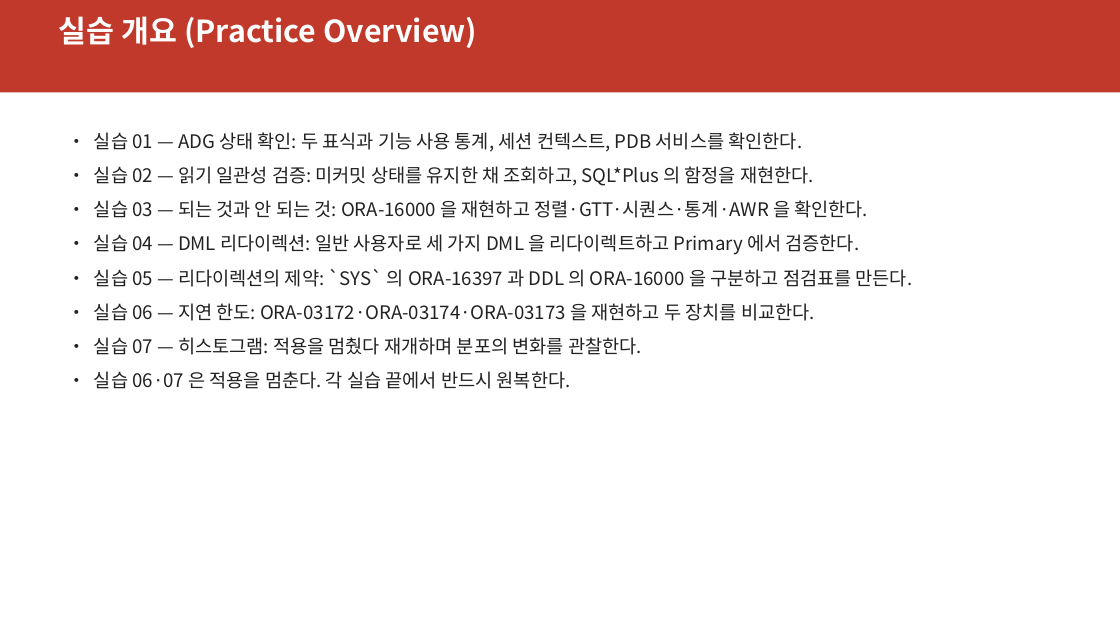
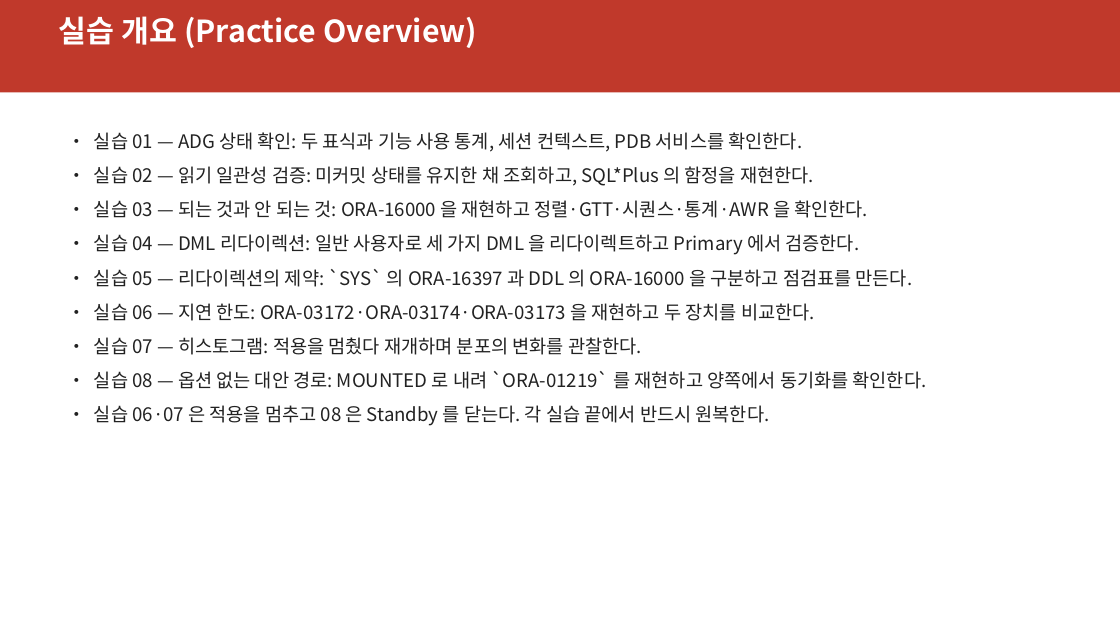
Before and after one commit to elpisk/OracleManual, a slide deck: slide 38 of ADG/09장/9장_ActiveDataGuard_실시간조회와DML리다이렉션.pptx (slide 35 before the commit). Drawn at 1120x630 pixels with LibreOffice and Linux fonts; fonts in the diff are those of the drawing. Boxes give left, top, right and bottom in pixels: in the first picture for what was removed or moved away, otherwise in the second. Text is boxed around its words. In the diff, an @@ line names an element or a change of style, - is before the commit and + after.

```diff
--- a/ADG/09장/9장_ActiveDataGuard_실시간조회와DML리다이렉션.pptx
+++ b/ADG/09장/9장_ActiveDataGuard_실시간조회와DML리다이렉션.pptx
@@ text at [94, 371, 927, 426]: text changed @@
-• 실습 06·07 은 적용을 멈춘다. 각 실습 끝에서 반드시 원복한다.
+• 실습 08 — 옵션 없는 대안 경로: MOUNTED 로 내려 `ORA-01219` 를 재현하고 양쪽에서 동기화를 확인한다.
+• 실습 06·07 은 적용을 멈추고 08 은 Standby 를 닫는다. 각 실습 끝에서 반드시 원복한다.
```
Also in this commit, not shown: 3 other slides changed, 3 slides added, 12 other files.
